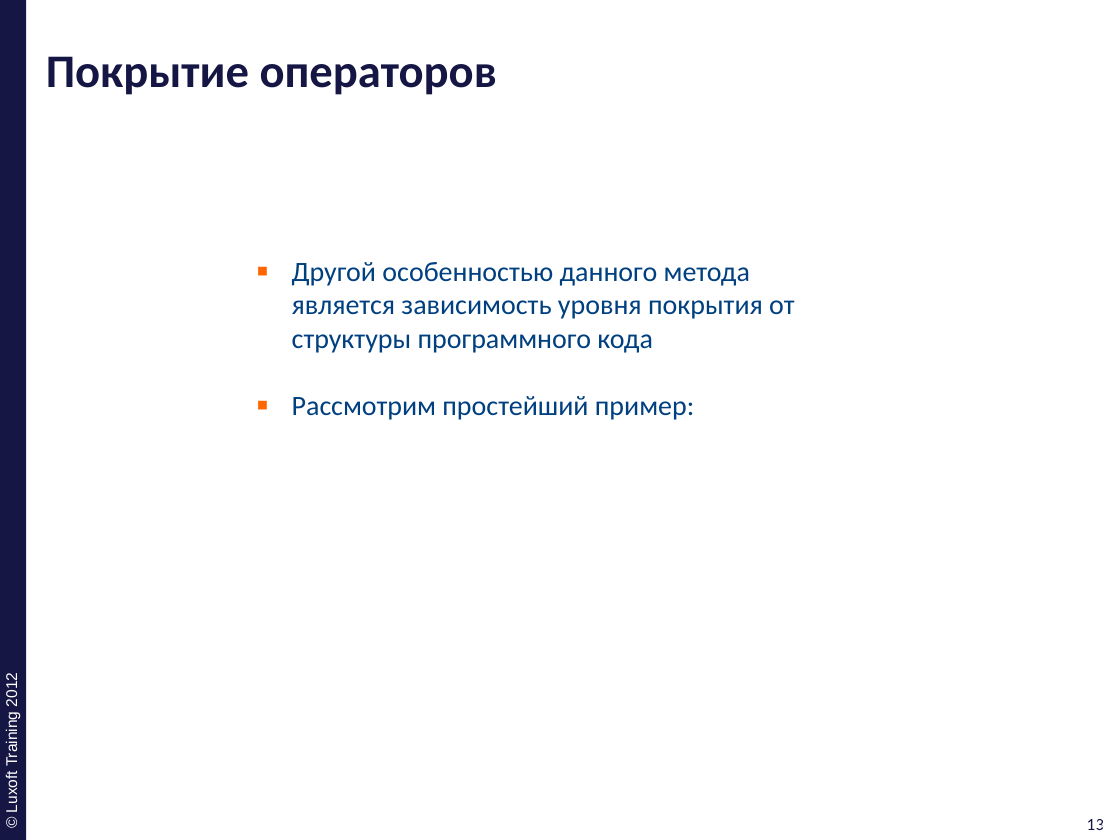
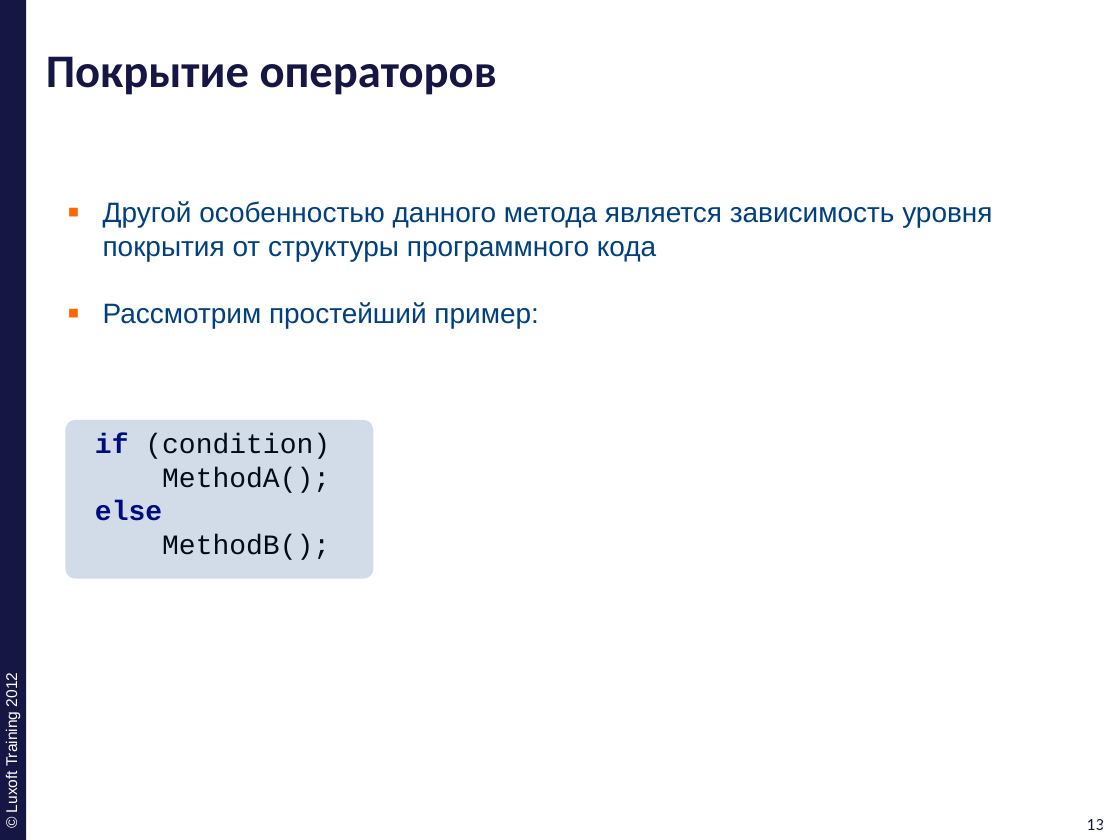
Before and after one commit to ivan-dyachenko/Trainings, a slide deck: slide 13 of Test Driven Development/materials/pptx/3. TDD-Code-Coverage.pptx. Drawn at 1120x840 pixels with LibreOffice and Linux fonts; fonts in the diff are those of the drawing; background and template pictures are left out. Boxes give left, top, right and bottom in pixels: in the first picture for what was removed or moved away, otherwise in the second. Text is boxed around its words. In the diff, an @@ line names an element or a change of style, - is before the commit and + after.

```diff
--- a/Test Driven Development/materials/pptx/3. TDD-Code-Coverage.pptx
+++ b/Test Driven Development/materials/pptx/3. TDD-Code-Coverage.pptx
@@ text "Другой особенностью данного метода является ...": place and size @@
-text "Другой особенностью данного метода является ..." at bbox=[292, 262, 794, 420]
+text "Другой особенностью данного метода является ..." at bbox=[103, 201, 992, 328]
@@ text "Другой особенностью данного метода является ..." at bbox=[103, 201, 992, 328]: font Calibri to Arial @@
@@ rounded rectangle added at bbox=[65, 420, 373, 579], fill #004080 at 18% opacity @@
@@ text added at bbox=[95, 433, 330, 560], 18 pt, text #000000 @@
+if (condition)
+MethodA();
+else
+MethodB();
```
Also in this commit, not shown: 36 other slides changed.
